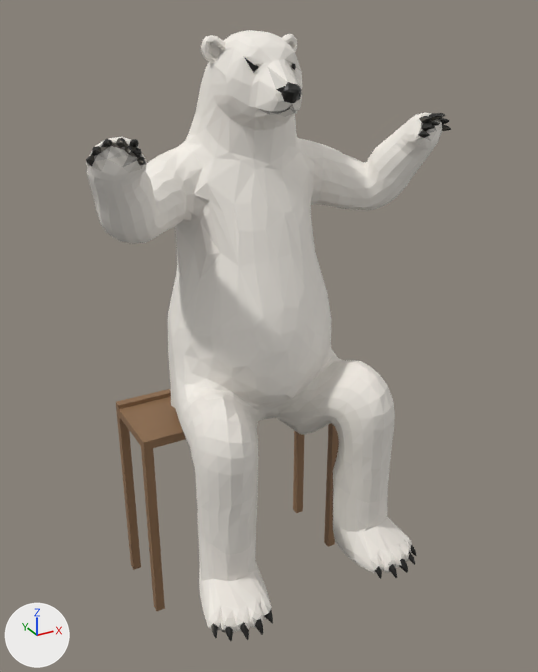
An edit to the glTF model assets/models/polar-bear/polar-bear-tpose.rig.glb, drawn before and after from the same camera.
Rendered twice from a 50 mm camera at (-0.67, -1.295, 1.301) aimed at (0.012, -0.054, 0.681). Every picture has the same lights, and +X, +Y and +Z are marked at lower left. The older version comes first. Vertices at exactly the same position are counted once.

Objects in the first picture: 'Polar Bear.001', 'bench'.
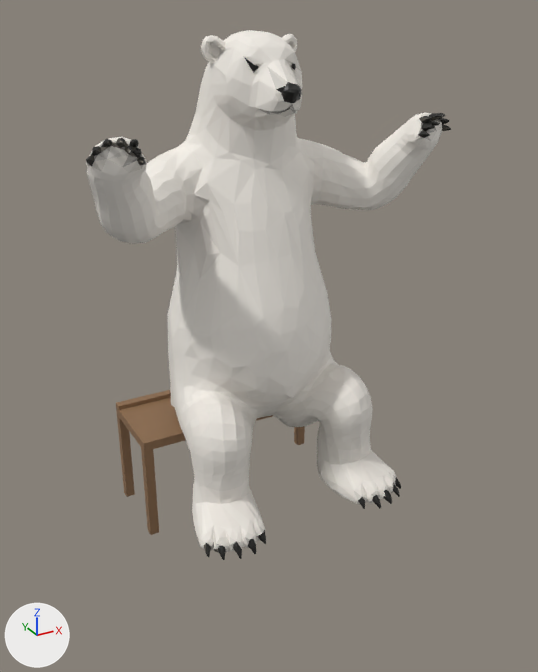
The newer file is also turned or shifted as a whole; pictures and numbers use the older file's frame.

Where the change shows, as pixel boxes [x1, y1, x2, y2] in the pictures (538 x 672 px; the box of a moved part takes in the faces that stretch with it):
'Polar Bear.001', reshaped (13% shorter)
    before: [86, 30, 451, 642]
    after: [86, 30, 451, 560]
'bench', reshaped
    before: [116, 389, 339, 611]
    after: [116, 390, 305, 535]
part 1 of me_bench, moved or reshaped
    before: [124, 423, 339, 611]
    after: [124, 426, 305, 535]
part 2 of me_polar_bear, moved or reshaped
    before: [168, 277, 416, 642]
    after: [168, 277, 401, 560]

The change, as a diff of the scene's bpy script:
```diff
--- a/assets/models/polar-bear/polar-bear-tpose.rig.glb.py
+++ b/assets/models/polar-bear/polar-bear-tpose.rig.glb.py
@@ me_bench @@
 # used by ob_bench; location = (0.0, 0.0, 0.0)
-me_bench.from_pydata(...)  # 42 vertices, 72 faces; spans x -0.25..0.25, y 0.017..0.2, z 0.0..0.473
+me_bench.from_pydata(...)  # 42 vertices, 72 faces; spans x -0.25..0.25, y 0.017..0.2, z 0.223..0.471
+# me_bench part 1: all 16 vertices in x -0.25..0.25, y 0.017..0.2, z 0.0 are moved by (0.0, 0.0, 0.223)
+# other edits to the shape of me_bench do not show in these pictures
 me_bench.materials.append(mat_chair)
@@ me_polar_bear @@
 # used by ob_polar_bear_001; location = (0.0, 0.0, 0.0)
-me_polar_bear.from_pydata(...)  # 2567 vertices, 5116 faces; spans x -0.36..0.36, y -0.343..0.171, z 0.198..1.265
+me_polar_bear.from_pydata(...)  # 2567 vertices, 5116 faces; spans x -0.36..0.36, y -0.291..0.171, z 0.346..1.265
+# me_polar_bear part 2: 1170 of 2567 vertices moved; they spanned x -0.247..0.247, y -0.343..0.171, z 0.198..0.725 and now span x -0.233..0.233, y -0.291..0.171, z 0.346..0.725; mean shift (0.0, 0.04, 0.052); largest move (-0.16, -0.139, 0.241) -> (-0.146, -0.086, 0.391)
 me_polar_bear.materials.append(mat_fur)
```
